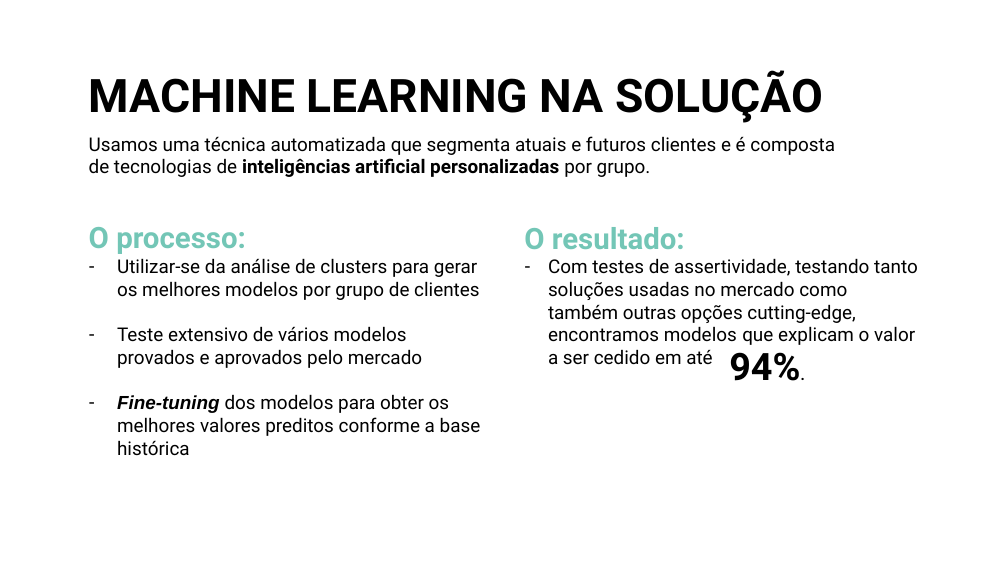
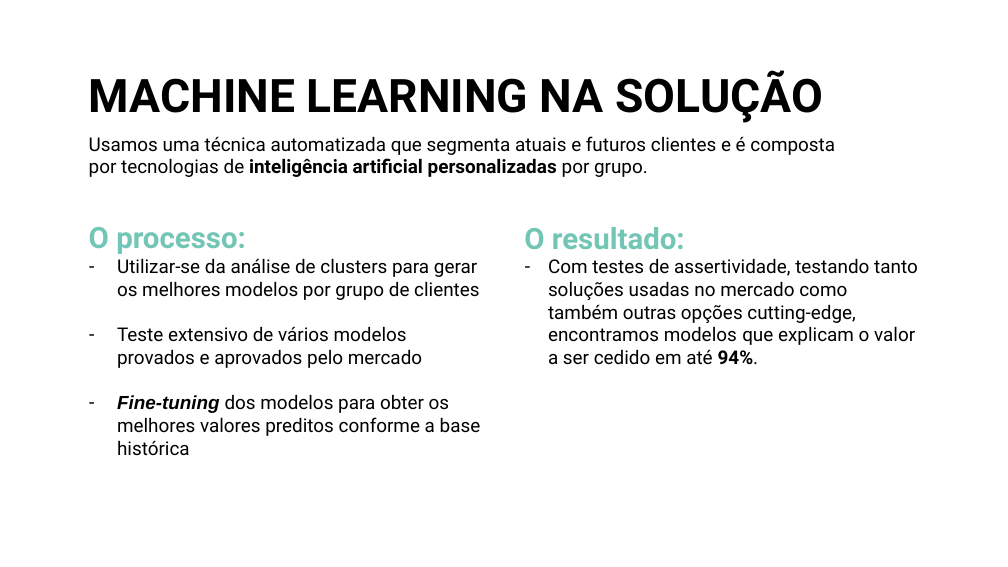
Before and after one commit to diegocmr/bootcamp_ia, a slide deck: slide 8 of apresentação/Pitch_Bootcamp.pptx. Drawn at 1008x567 pixels with LibreOffice and Linux fonts; fonts in the diff are those of the drawing; background and template pictures are left out. Boxes give left, top, right and bottom in pixels: in the first picture for what was removed or moved away, otherwise in the second. Text is boxed around its words. In the diff, an @@ line names an element or a change of style, - is before the commit and + after.

```diff
--- a/apresentação/Pitch_Bootcamp.pptx
+++ b/apresentação/Pitch_Bootcamp.pptx
@@ text at box(89, 136, 835, 177): text changed @@
-Usamos uma técnica automatizada que segmenta atuais e futuros clientes e é composta de tecnologias de inteligências artificial personalizadas por grupo.
+Usamos uma técnica automatizada que segmenta atuais e futuros clientes e é composta por tecnologias de inteligência artificial personalizadas por grupo.
@@ text at box(548, 258, 918, 365): text changed @@
-– Com testes de assertividade, testando tanto soluções usadas no mercado como também outras opções cutting-edge, encontramos modelos que explicam o valor a ser cedido em até
+– Com testes de assertividade, testando tanto soluções usadas no mercado como também outras opções cutting-edge, encontramos modelos que explicam o valor a ser cedido em até 94%.
@@ text removed at box(729, 352, 800, 381) @@
-94%.
```
Also in this commit, not shown: 3 other slides changed.
